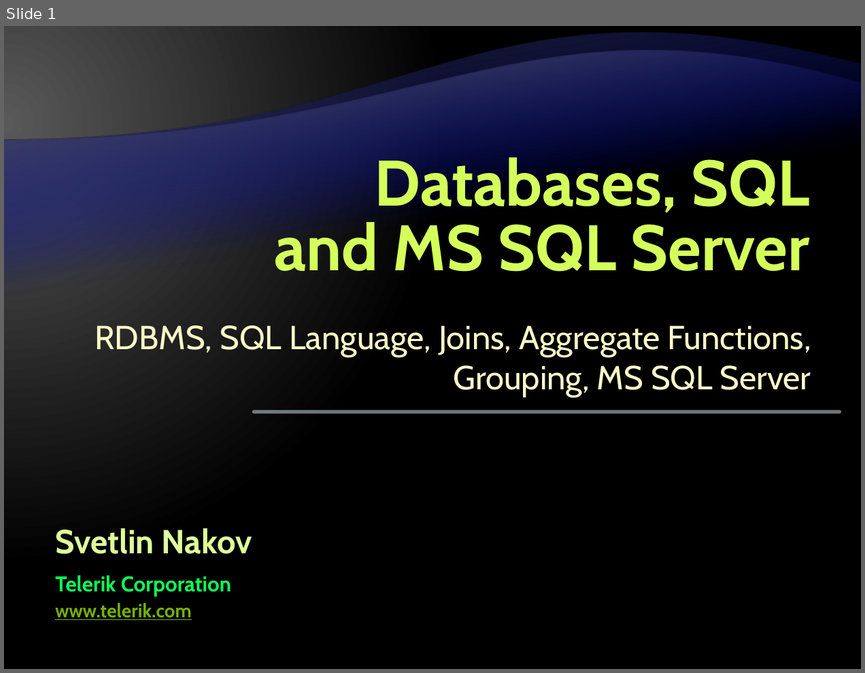
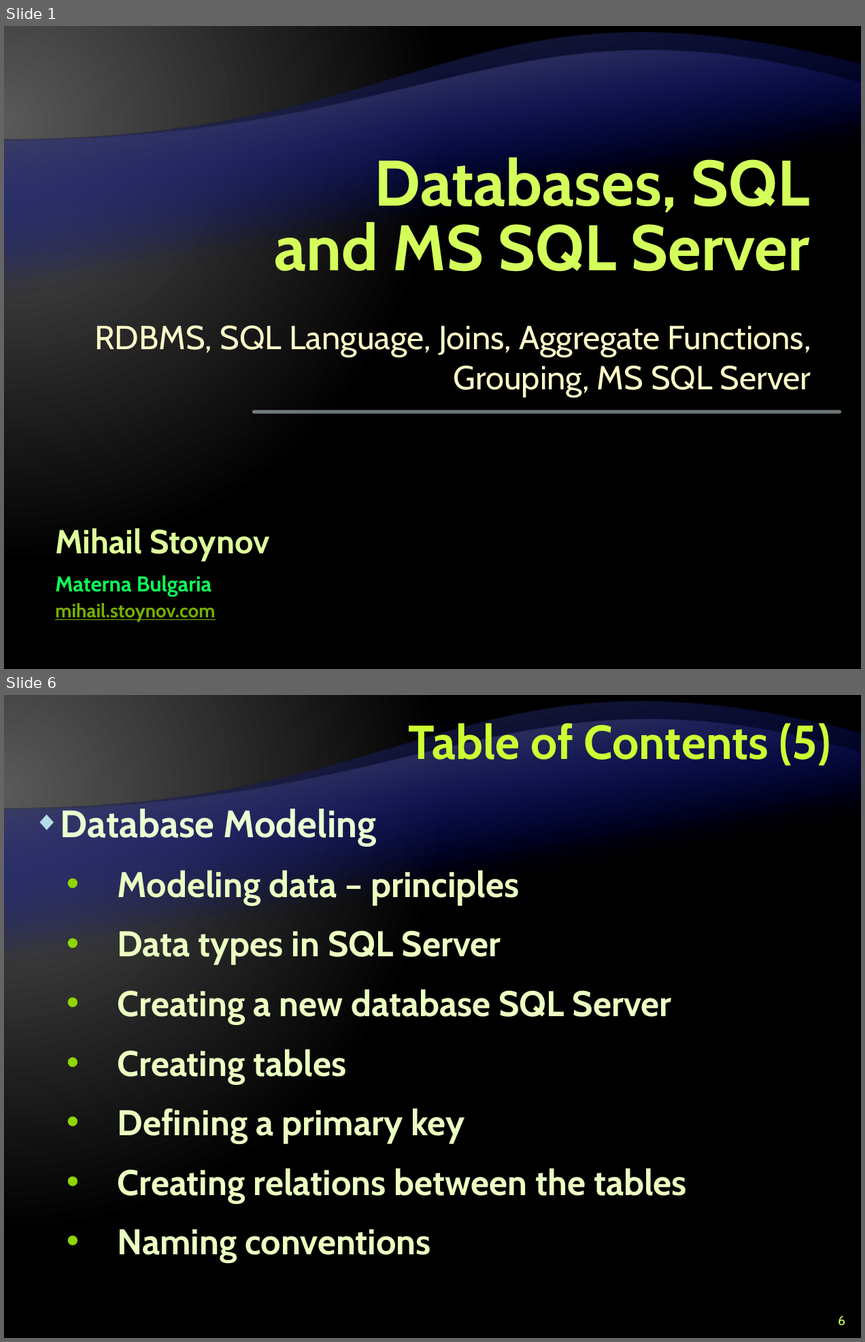
Before and after one commit to Graveheart/aspnetcourse, a slide deck: lectures/5. Databases, SQL and MS SQL Server.pptx. Shown one above the other, each under a label of ours: slide 1 before the commit, slides 1 and 6 after it; the slides between them are not shown. The pictures are 865x673 and 865x1342 pixels, drawn with LibreOffice and Linux fonts; fonts in the diff are those of the drawing; background and template pictures are left out. Boxes give left, top, right and bottom in pixels: in the first picture for what was removed or moved away, otherwise in the second. Text is boxed around its words. In the diff, an @@ line names an element or a change of style, - is before the commit and + after.

```diff
--- a/lectures/5. Databases, SQL and MS SQL Server.pptx
+++ b/lectures/5. Databases, SQL and MS SQL Server.pptx
@@ slide 6 added at (4, 695, 861, 1338), background gradient #595959 to #000000; not listed: 2 template elements that a slide beside it also shows @@
@@ title added at (409, 719, 831, 766), 40 pt, text #CCFF33, bold @@
+Table of Contents (5)
@@ text added at (60, 809, 687, 1262), 30 pt, text #EBFFC2, bold @@
+◆ Database Modeling
+  • Modeling data – principles
+  • Data types in SQL Server
+  • Creating a new database SQL Server
+  • Creating tables
+  • Defining a primary key
+  • Creating relations between the tables
+  • Naming conventions
@@ page number added at (838, 1315, 845, 1325), 11 pt, text #CCFF66 @@
+6
@@ slide 1 changed as well @@
@@ text at (55, 528, 269, 560): text changed @@
-Svetlin Nakov
+Mihail Stoynov
@@ text at (55, 575, 212, 596): text changed @@
-Telerik Corporation
+Materna Bulgaria
@@ text at (55, 603, 215, 622): text changed @@
-www.telerik.com
+mihail.stoynov.com
```
Also in this commit, not shown: 2 other slides changed, 190 other slides added.
